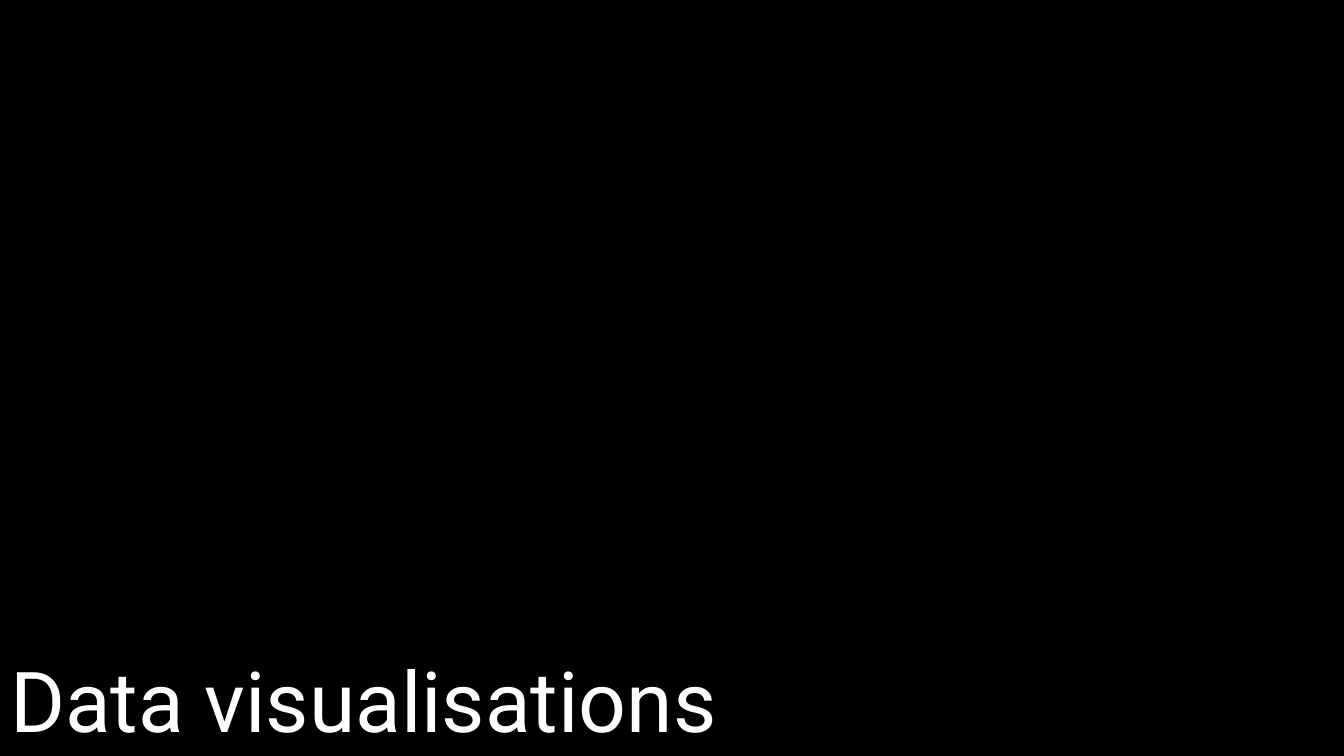
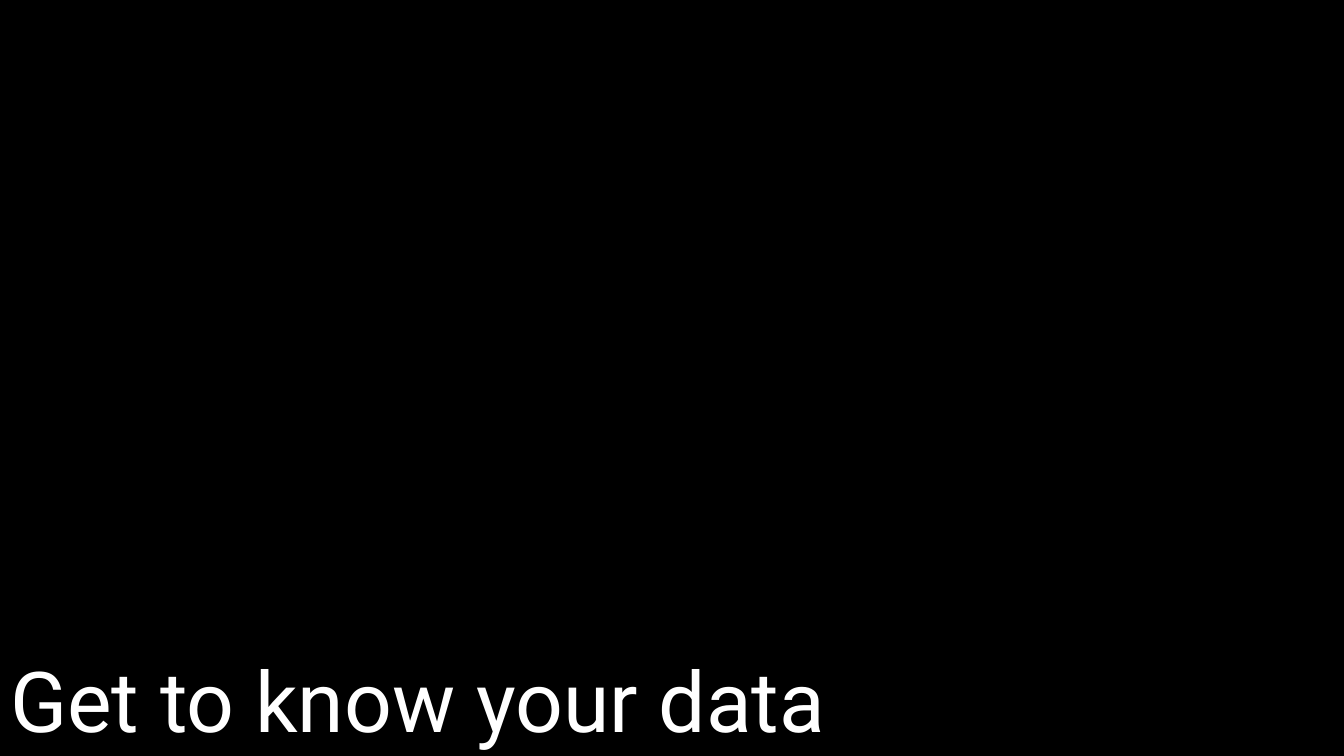
Before and after one commit to DeonRoos/stats-for-biologists, a slide deck: slide 7 of Lecture 5 - Cont LM/Slides/Linear models_w_Continuous.pptx (slide 6 before the commit). Drawn at 1344x756 pixels with LibreOffice and Linux fonts; fonts in the diff are those of the drawing. Boxes give left, top, right and bottom in pixels: in the first picture for what was removed or moved away, otherwise in the second. Text is boxed around its words. In the diff, an @@ line names an element or a change of style, - is before the commit and + after.

```diff
--- a/Lecture 5 - Cont LM/Slides/Linear models_w_Continuous.pptx
+++ b/Lecture 5 - Cont LM/Slides/Linear models_w_Continuous.pptx
@@ title at (10, 669, 825, 750): text changed @@
-Data visualisations
+Get to know your data
```
Also in this commit, not shown: 8 other slides changed, 9 slides added, 5 slides removed, 8 other files.
